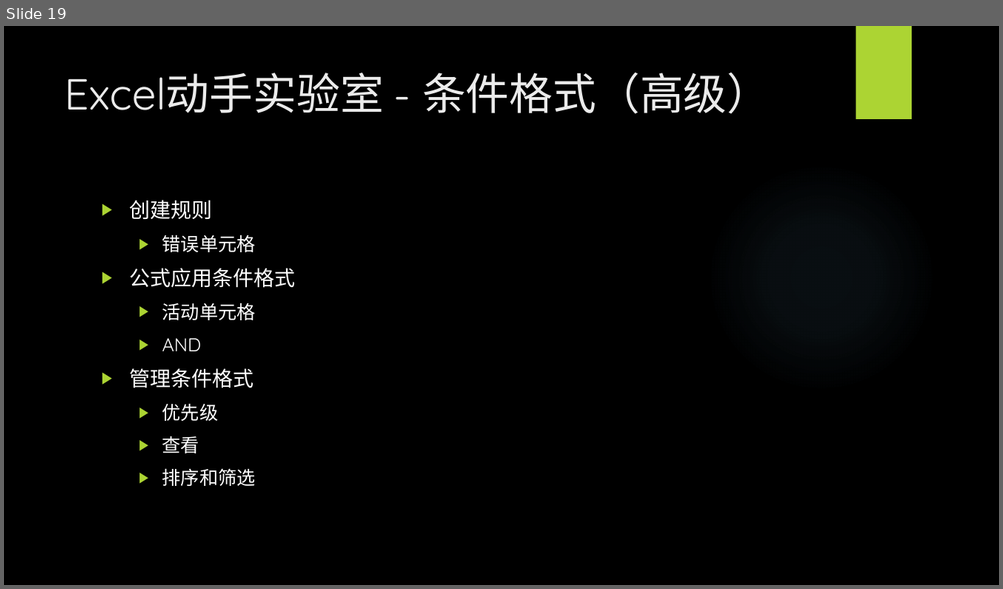
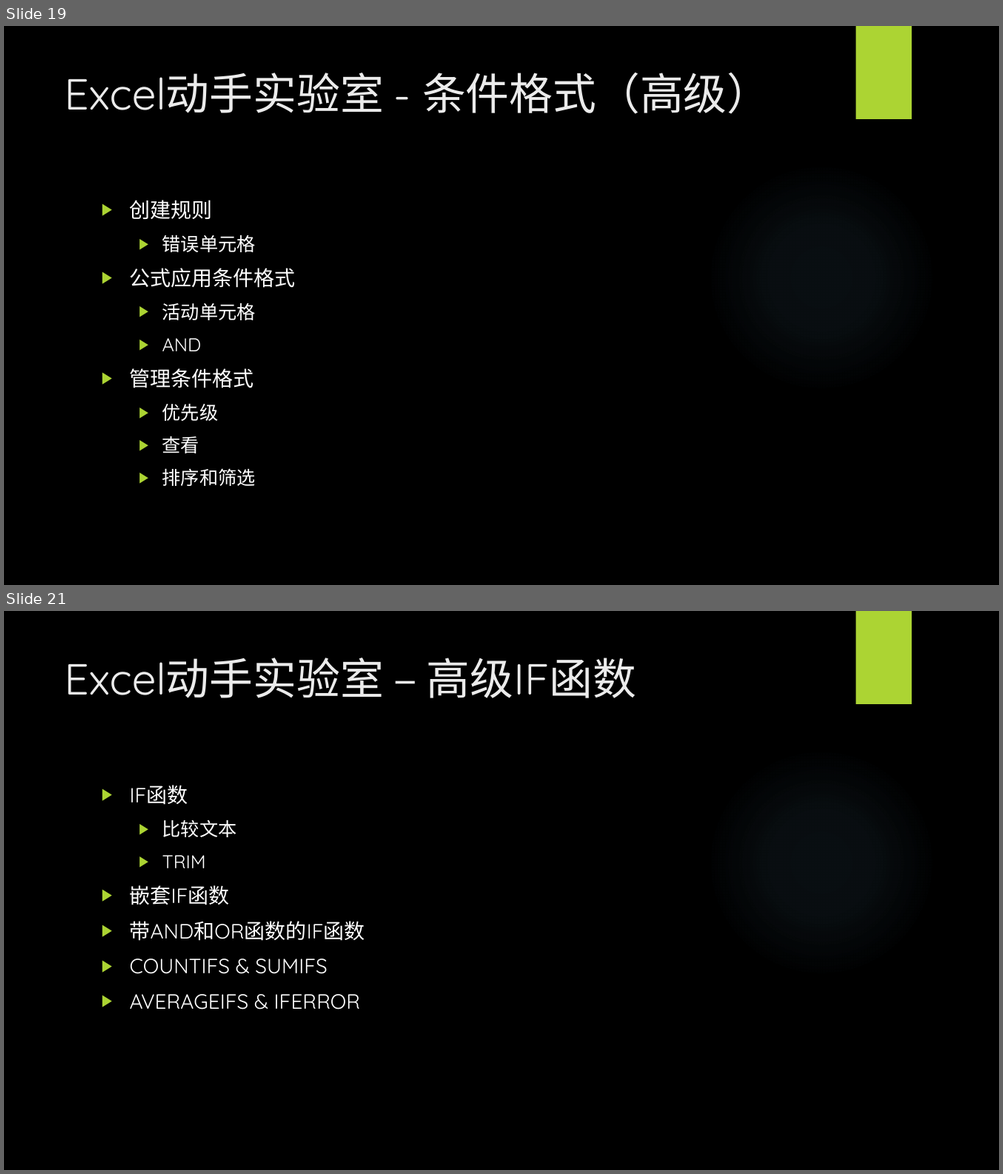
Before and after one commit to BigEgg/OfficeTraining, a slide deck: Excel动手实验室.pptx. Shown one above the other, each under a label of ours: slide 19 before the commit, slides 19 and 21 after it; the slides between them are not shown. The pictures are 1003x589 and 1003x1174 pixels, drawn with LibreOffice and Linux fonts; fonts in the diff are those of the drawing; background and template pictures are left out. Boxes give left, top, right and bottom in pixels: in the first picture for what was removed or moved away, otherwise in the second. Text is boxed around its words. In the diff, an @@ line names an element or a change of style, - is before the commit and + after.

```diff
--- a/Excel动手实验室.pptx
+++ b/Excel动手实验室.pptx
@@ slide 21 added at [4, 611, 999, 1170], background picture (left out); not listed: 2 template elements that a slide beside it also shows @@
@@ title added at [64, 658, 636, 698], 42 pt, text #EBEBEB @@
+Excel动手实验室 – 高级IF函数
@@ text added at [130, 785, 365, 1010], 20 pt, text #FFFFFF @@
+▶ IF函数
+  ▶ 比较文本
+  ▶ TRIM
+▶ 嵌套IF函数
+▶ 带AND和OR函数的IF函数
+▶ COUNTIFS & SUMIFS
+▶ AVERAGEIFS & IFERROR
```
Also in this commit, not shown: 1 other slide added, 1 other file.
